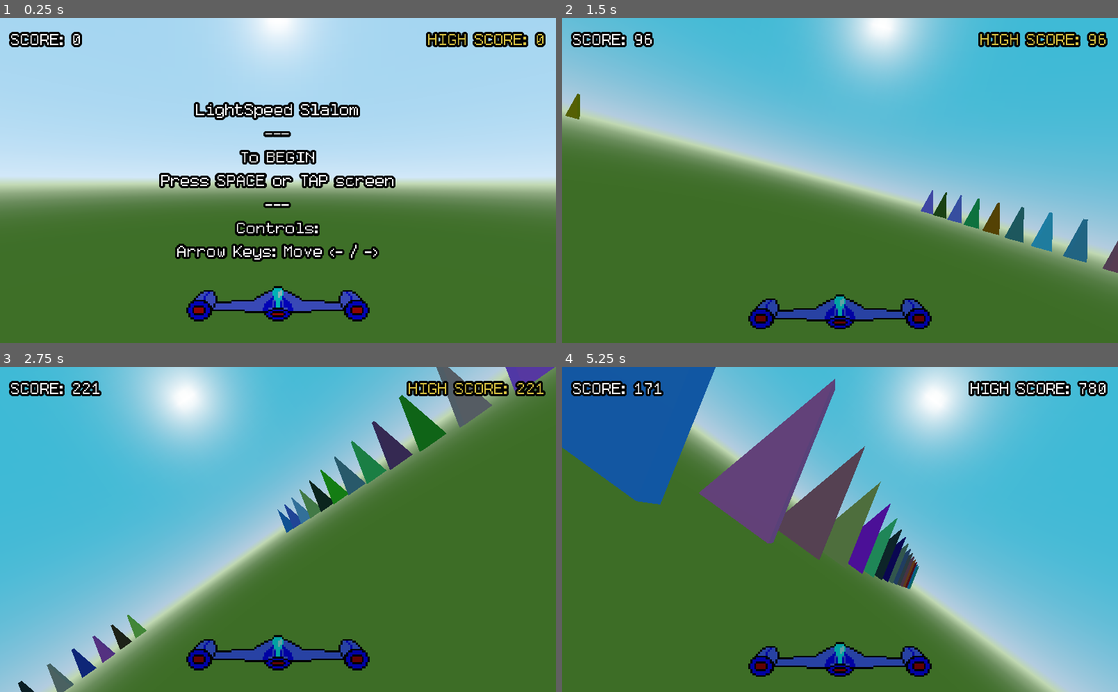
Above: before the commit, frames 1-4 (two rows, left to right).
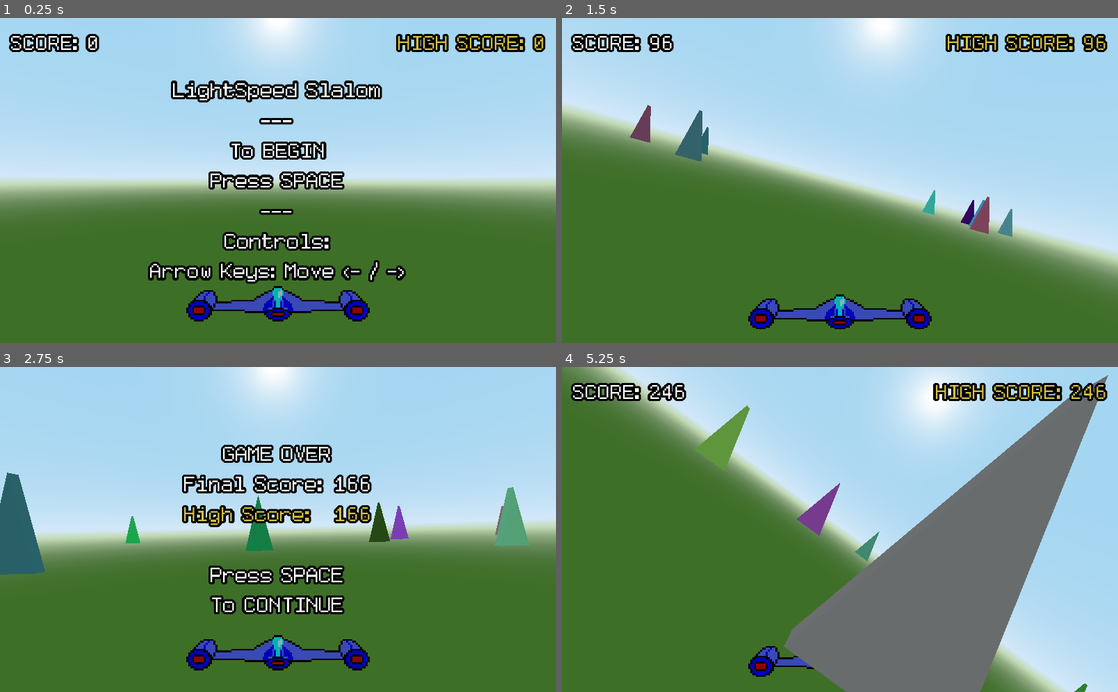
Above: after the commit, the same moments.

Repository: voxibit/godot-slalom
Game: Godot game, scene res://world_map.tscn
Two runs of this game, one before a commit and one after it. Both use one fixed random seed, a clock stepped at 60 frames per second and the inputs below.
Inputs:
- Up to frame 1 (0.25 s): no input
- Up to frame 2 (1.5 s): tap Space (ui_select) at 0.5, 0.77 s; hold Right (ui_right) 0.53-1.28 s; hold Left (ui_left) from 1.28 s (still down)
- Up to frame 3 (2.75 s): tap Space (ui_select) at 1.52 s; release Left (ui_left) at 2.03 s; hold Right (ui_right) from 2.03 s (still down)
- Up to frame 4 (5.25 s): tap Space (ui_select) at 2.75, 3.02, 3.5, 3.77, 4.52 s; release Right (ui_right) at 3.53 s; hold Left (ui_left) from 3.53 s (still down)

The runs differ from the first frame. In frame 1, 12% of the frame differs, in the area x 1-99%, y 4-82%; in frame 2, 50%; in frame 3, 70%, in the area x 0-100%, y 0-100%; in frame 4, 69%.

Commit message:
fixed high score bugfix, first itch.io version

Diff:
--- a/enemies/cone.gd
+++ b/enemies/cone.gd
@@ -1,10 +1,12 @@
 extends MeshInstance
 
 onready var timer :Timer = $Timer
+onready var points_timer :Timer = $PointsTimer
 var soundfx :AudioStreamPlayer3D setget ,get_soundfx
 var points_enabled :bool = true
 var xspeed :float
 var zspeed :float
+var caused_game_over :bool = false
 
 var sounds :Array = []
 
@@ -48,6 +50,7 @@
 	for child in get_children():
 		if child is AudioStreamPlayer3D:
 			sounds.append(child)
+	points_timer.connect("timeout", self, "on_points")
 
 
 func _physics_process(delta):
@@ -56,3 +59,7 @@
 func get_soundfx():
 	#return $AudioStreamPlayer3D
 	return sounds[randi() % len(sounds)]
+
+func on_points():
+	remove_child(points_timer)
+	get_parent().get_parent().on_points_timer(self)
--- a/enemies/cone.tscn
+++ b/enemies/cone.tscn
@@ -41,3 +41,5 @@
 
 [node name="AudioStreamPlayer3D4" type="AudioStreamPlayer3D" parent="."]
 stream = ExtResource( 4 )
+
+[node name="PointsTimer" type="Timer" parent="."]
--- a/game.gd
+++ b/game.gd
@@ -47,7 +47,7 @@
 	sky_tween.set_sky(sky)
 	obstacles.connect("next_level", self, "advance_level")
 	player_collision.connect("area_entered", self, "on_game_over")
-	points_collision.connect("area_entered", self, "on_points_collect")
+	points_collision.connect("area_entered", self, "on_points_collision")
 	obstacles.relative_speed=0
 	obstacles.set_game(self)
 	post_glitch_timer.connect("timeout", self, "_hide_post_glitch")
@@ -88,15 +88,18 @@
 	player_particles.set_emitting(true)
 	sky_tween.stop()
 	var obstacle = obstacle_area.get_parent()
-	if not obstacle.points_enabled:
-		score -= 500
-		if _high_score_run:
-			high_score -= 500
-			prints(high_score, _prev_high_score)
-			if high_score < _prev_high_score:
-				high_score = _prev_high_score
-				_high_score_run = false
+	if false:
+		if not obstacle.points_enabled:
+			score -= 500
+			if _high_score_run:
+				high_score -= 500
+				prints(high_score, _prev_high_score)
+				if high_score < _prev_high_score:
+					high_score = _prev_high_score
+					_high_score_run = false
+
 	obstacle.points_enabled=false
+	obstacle.caused_game_over = true
 	post_glitch_timer.stop()
 	post_glitch.set_visible(true)
 	post_glitch.get_surface_material(0).set_shader_param("shake_rate",0.4)
@@ -114,10 +117,15 @@
 	high_score_label_final.set_text(str(int(high_score)))
 	high_score_label.set_text(str(int(high_score)))
 
-func on_points_collect(obstacle_area:Area):
+func on_points_collision(obstacle_area:Area):
 	if game_over: return
 	var obstacle :MeshInstance = obstacle_area.get_parent()
 	if obstacle.points_enabled:
+		obstacle.points_enabled = false
+		obstacle.points_timer.start(0.05)
+
+func on_points_timer(obstacle):
+	if not obstacle.caused_game_over:
 		score += 500
 		obstacle.points_enabled = false
 		obstacle.soundfx.play(0)
--- a/hud.tscn
+++ b/hud.tscn
@@ -23,21 +23,21 @@
 margin_left = 20.0
 margin_top = 20.0
 margin_right = 1004.0
-margin_bottom = 60.0
+margin_bottom = 72.0
 __meta__ = {
 "_edit_use_anchors_": false
 }
 
 [node name="Label" type="Label" parent="ScoreView/HBoxContainer"]
-margin_right = 98.0
-margin_bottom = 40.0
+margin_right = 125.0
+margin_bottom = 52.0
 theme = ExtResource( 1 )
 text = "SCORE:"
 
 [node name="ScoreContainer" type="MarginContainer" parent="ScoreView/HBoxContainer"]
-margin_left = 102.0
-margin_right = 130.0
-margin_bottom = 40.0
+margin_left = 129.0
+margin_right = 162.0
+margin_bottom = 52.0
 custom_constants/margin_right = 0
 custom_constants/margin_top = 0
 custom_constants/margin_left = 10
@@ -45,30 +45,30 @@
 
 [node name="ScoreLabel" type="Label" parent="ScoreView/HBoxContainer/ScoreContainer"]
 margin_left = 10.0
-margin_right = 28.0
-margin_bottom = 40.0
+margin_right = 33.0
+margin_bottom = 52.0
 theme = ExtResource( 1 )
 text = "0"
 
 [node name="Spacer" type="Control" parent="ScoreView/HBoxContainer"]
-margin_left = 134.0
-margin_right = 765.0
-margin_bottom = 40.0
+margin_left = 166.0
+margin_right = 710.0
+margin_bottom = 52.0
 size_flags_horizontal = 3
 size_flags_vertical = 7
 
 [node name="Label2" type="Label" parent="ScoreView/HBoxContainer"]
-margin_left = 769.0
-margin_right = 952.0
-margin_bottom = 40.0
+margin_left = 714.0
+margin_right = 947.0
+margin_bottom = 52.0
 theme = ExtResource( 1 )
 custom_colors/font_color = Color( 0.843137, 0.756863, 0.254902, 1 )
 text = "HIGH SCORE:"
 
 [node name="HiScoreContainer" type="MarginContainer" parent="ScoreView/HBoxContainer"]
-margin_left = 956.0
+margin_left = 951.0
 margin_right = 984.0
-margin_bottom = 40.0
+margin_bottom = 52.0
 custom_constants/margin_right = 0
 custom_constants/margin_top = 0
 custom_constants/margin_left = 10
@@ -76,8 +76,8 @@
 
 [node name="HiScoreLabel" type="Label" parent="ScoreView/HBoxContainer/HiScoreContainer"]
 margin_left = 10.0
-margin_right = 28.0
-margin_bottom = 40.0
+margin_right = 33.0
+margin_bottom = 52.0
 theme = ExtResource( 1 )
 text = "0"
 
@@ -90,84 +90,77 @@
 }
 
 [node name="VBoxContainer" type="VBoxContainer" parent="FinalScoreView"]
-margin_left = 297.0
-margin_top = 170.0
-margin_right = 727.0
-margin_bottom = 430.0
+margin_left = 362.0
+margin_top = 134.0
+margin_right = 661.0
+margin_bottom = 465.0
 __meta__ = {
 "_edit_use_anchors_": false
 }
 
 [node name="Label" type="Label" parent="FinalScoreView/VBoxContainer"]
-margin_right = 430.0
-margin_bottom = 40.0
+margin_right = 299.0
+margin_bottom = 52.0
 theme = ExtResource( 1 )
 text = "GAME OVER"
 align = 1
 
 [node name="HBoxContainer" type="HBoxContainer" parent="FinalScoreView/VBoxContainer"]
-margin_top = 44.0
-margin_right = 430.0
-margin_bottom = 84.0
+margin_top = 56.0
+margin_right = 299.0
+margin_bottom = 108.0
 custom_constants/separation = 20
 
 [node name="Label2" type="Label" parent="FinalScoreView/VBoxContainer/HBoxContainer"]
-margin_right = 201.0
-margin_bottom = 40.0
+margin_right = 256.0
+margin_bottom = 52.0
 theme = ExtResource( 1 )
 text = "Final Score:"
 
 [node name="FinalScore" type="Label" parent="FinalScoreView/VBoxContainer/HBoxContainer"]
-margin_left = 221.0
-margin_right = 430.0
-margin_bottom = 40.0
+margin_left = 276.0
+margin_right = 299.0
+margin_bottom = 52.0
 size_flags_horizontal = 3
 theme = ExtResource( 1 )
 text = "0"
 align = 2
 
 [node name="HBoxContainer2" type="HBoxContainer" parent="FinalScoreView/VBoxContainer"]
-margin_top = 88.0
-margin_right = 430.0
-margin_bottom = 128.0
+margin_top = 112.0
+margin_right = 299.0
+margin_bottom = 164.0
 custom_constants/separation = 20
 
 [node name="Label2" type="Label" parent="FinalScoreView/VBoxContainer/HBoxContainer2"]
-margin_right = 183.0
-margin_bottom = 40.0
+margin_right = 233.0
+margin_bottom = 52.0
 theme = ExtResource( 1 )
 text = "High Score:"
 
 [node name="HighScore" type="Label" parent="FinalScoreView/VBoxContainer/HBoxContainer2"]
-margin_left = 203.0
-margin_right = 430.0
-margin_bottom = 40.0
+margin_left = 253.0
+margin_right = 299.0
+margin_bottom = 52.0
 size_flags_horizontal = 3
 theme = ExtResource( 1 )
 text = "0"
 align = 2
 
 [node name="Label4" type="Label" parent="FinalScoreView/VBoxContainer"]
-margin_top = 132.0
-margin_right = 430.0
-margin_bottom = 172.0
+margin_top = 168.0
+margin_right = 299.0
+margin_bottom = 220.0
 theme = ExtResource( 1 )
 align = 1
 
 [node name="Label5" type="Label" parent="FinalScoreView/VBoxContainer"]
-margin_top = 176.0
-margin_right = 430.0
-margin_bottom = 216.0
-theme = ExtResource( 1 )
-text = "Press SPACE or TAP screen"
-align = 1
-
-[node name="Label6" type="Label" parent="FinalScoreView/VBoxContainer"]
-margin_top = 220.0
-margin_right = 430.0
-margin_bottom = 260.0
-theme = ExtResource( 1 )
-text = "To CONTINUE"
+margin_top = 224.0
+margin_right = 299.0
+margin_bottom = 331.0
+theme = ExtResource( 1 )
+text = "Press SPACE
+To CONTINUE"
 align = 1
 
 [node name="StartGameView" type="CenterContainer" parent="."]
@@ -178,50 +171,50 @@
 }
 
 [node name="VBoxContainer2" type="VBoxContainer" parent="StartGameView"]
-margin_left = 297.0
-margin_top = 149.0
-margin_right = 727.0
-margin_bottom = 451.0
+margin_left = 276.0
+margin_top = 107.0
+margin_right = 747.0
+margin_bottom = 493.0
 __meta__ = {
 "_edit_use_anchors_": false
 }
 
 [node name="Label" type="Label" parent="StartGameView/VBoxContainer2"]
-margin_right = 430.0
-margin_bottom = 40.0
+margin_right = 471.0
+margin_bottom = 52.0
 theme = ExtResource( 1 )
 text = "LightSpeed Slalom"
 align = 1
 
 [node name="Spacer" type="Label" parent="StartGameView/VBoxContainer2"]
-margin_top = 44.0
-margin_right = 430.0
-margin_bottom = 84.0
+margin_top = 56.0
+margin_right = 471.0
+margin_bottom = 108.0
 theme = ExtResource( 1 )
 text = "---"
 align = 1
 
 [node name="Label5" type="Label" parent="StartGameView/VBoxContainer2"]
-margin_top = 88.0
-margin_right = 430.0
-margin_bottom = 171.0
+margin_top = 112.0
+margin_right = 471.0
+margin_bottom = 219.0
 theme = ExtResource( 1 )
 text = "To BEGIN
-Press SPACE or TAP screen"
+Press SPACE"
 align = 1
 
 [node name="Spacer2" type="Label" parent="StartGameView/VBoxContainer2"]
-margin_top = 175.0
-margin_right = 430.0
-margin_bottom = 215.0
+margin_top = 223.0
+margin_right = 471.0
+margin_bottom = 275.0
 theme = ExtResource( 1 )
 text = "---"
 align = 1
 
 [node name="Label4" type="Label" parent="StartGameView/VBoxContainer2"]
-margin_top = 219.0
-margin_right = 430.0
-margin_bottom = 302.0
+margin_top = 279.0
+margin_right = 471.0
+margin_bottom = 386.0
 theme = ExtResource( 1 )
 text = "Controls:
 Arrow Keys: Move <- / ->"
--- a/obstacles.gd
+++ b/obstacles.gd
@@ -23,7 +23,7 @@
 
 func _ready():
 	levels = []
-	for lvl in range(8,9):
+	for lvl in range(1,9):
 		var loaded_level = load("levels/level_%d.gd"%lvl).new()
 		loaded_level.setup()
 		levels.append(loaded_level)
--- a/themes/hud_theme.tres
+++ b/themes/hud_theme.tres
@@ -3,7 +3,7 @@
 [ext_resource path="res://fonts/CasioFrontmonospaced13.ttf" type="DynamicFontData" id=1]
 
 [sub_resource type="DynamicFont" id=1]
-size = 40
+size = 52
 outline_size = 4
 outline_color = Color( 0, 0, 0, 1 )
 use_mipmaps = true
Not shown, added: export_presets.cfg
